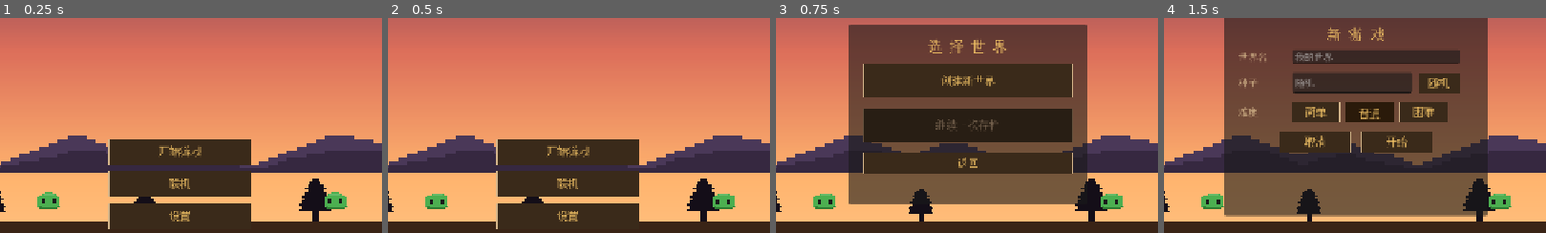
Above: before the commit, frames 1-4 (left to right).
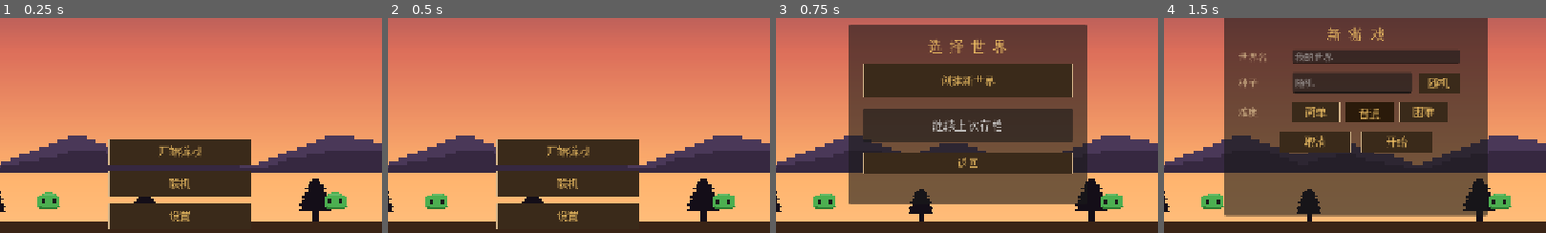
Above: after the commit, the same moments.

Repository: Nornttyy/tielaruia
Game: Godot game, scene res://scenes/main.tscn
Same seed, same stepped clock (60 frames per second), same inputs: the game is played once before the commit and once after it.
Inputs:
- Up to frame 1 (0.25 s): no input
- Up to frame 2 (0.5 s): no input
- Up to frame 3 (0.75 s): click "开始游戏" at 0.5 s
- Up to frame 4 (1.5 s): click "创建新世界" at 1.25 s
The pictures show only the part of the screen within x 25-75%, y 28-78%; the shares and areas given below are measured in that part.

Frames 1-2 are identical in both runs. In frame 3, 0.6% of the frame differs, in the area x 22-78%, y 42-58%; in frame 4, nothing differs.
Error after the commit: Cannot call method 'get_children' on a null value. (res://scripts/ui/main_menu.gd:378)

Commit message:
feat(multiplayer): Phase C — 玩家位置同步 (RemotePlayer + 协议)
接通联机的真实游戏内同步: host 跟 client 看到对方的小人移动.

新增:
- scripts/entities/remote_player.gd + scene: 远程玩家 sprite, lerp
  追位置, 不响应输入, 偏蓝色调跟本地玩家区分, 头顶名字 label
- network_manager.gd 协议层:
  - signal hello_received(seed) / remote_pos_received(x,y,f,a)
  - send_hello(seed): host 连上 client 时自动发 (告知共享 seed)
  - tick_send_player_pos(): 玩家位置 10Hz 广播, snappedf 0.1 精度
  - _route_message: JSON 解析分发到具体信号
- network_manager.host(): 生成 shared_world_seed 用作两人同种子

UI 流程:
- main_menu 创建房间 → 连接成功 → 自动 start_game(opts:{multiplayer:true, seed})
- client 收到 hello → 自动 start_game 用同 seed (确保地图一致)

集成:
- player_controller._process: 每 0.1s NetworkManager.tick_send_player_pos
- world._ready: NetworkManager.connected() 时实例化 RemotePlayer 子节点
  + 连接 remote_pos_received → _on_remote_pos → remote_player.apply_pos

测试: main_menu 21/21 通过 (含新流程 test 适配 WorldSelectPanel 重构).

下一步 (Phase D): 方块同步 (挖/放方块时广播 RPC, host 权威).
E-F-G 后续 session.

Co-Authored-By: Claude Opus 4.7 (1M context) <noreply@anthropic.com>

Diff:
--- /dev/null
+++ b/scenes/entities/remote_player.tscn
@@ -0,0 +1,23 @@
+[gd_scene load_steps=2 format=3 uid="uid://b_remote_player"]
+
+[ext_resource type="Script" path="res://scripts/entities/remote_player.gd" id="1_rp"]
+
+[node name="RemotePlayer" type="Node2D"]
+script = ExtResource("1_rp")
+
+[node name="AnimatedSprite2D" type="AnimatedSprite2D" parent="."]
+position = Vector2(0, -24)
+centered = false
+offset = Vector2(-6, 0)
+
+[node name="NameLabel" type="Label" parent="."]
+offset_left = -40.0
+offset_top = -56.0
+offset_right = 40.0
+offset_bottom = -40.0
+horizontal_alignment = 1
+text = "朋友"
+theme_override_font_sizes/font_size = 10
+theme_override_colors/font_color = Color(0.85, 0.95, 1.0, 1)
+theme_override_colors/font_outline_color = Color(0, 0, 0, 1)
+theme_override_constants/outline_size = 4
--- /dev/null
+++ b/scripts/entities/remote_player.gd
@@ -0,0 +1,46 @@
+# 远程玩家 sprite. 不响应输入, 只跟 NetworkManager 推送的位置. 用 lerp 平滑
+# (避免网络抖动导致瞬移).
+# 由 world.gd 在收到 NetworkManager.remote_player_joined 信号时实例化.
+extends Node2D
+
+# 收到的目标位置 (lerp target). 实际位置 (self.global_position) 平滑追上.
+var _target_pos: Vector2 = Vector2.ZERO
+var _facing_right: bool = true
+var _current_anim: String = "idle"
+const LERP_SPEED := 8.0   # 每秒收敛 8/s, 0.1s 内大致到位
+
+@onready var _sprite: AnimatedSprite2D = $AnimatedSprite2D
+@onready var _name_label: Label = $NameLabel
+
+
+func _ready() -> void:
+	# 用 ArtCache 的玩家帧 (跟本地玩家同一套). 加 modulate 偏色区分.
+	_sprite.sprite_frames = ArtCache.player_frames
+	_sprite.play("idle")
+	_sprite.modulate = Color(0.7, 0.9, 1.0)  # 偏蓝, 跟本地玩家 (白) 区分
+	z_index = 1
+
+
+func _process(delta: float) -> void:
+	# 位置平滑追 target
+	var t: float = clamp(delta * LERP_SPEED, 0.0, 1.0)
+	global_position = global_position.lerp(_target_pos, t)
+	# 动画状态
+	if _sprite.animation != _current_anim:
+		_sprite.play(_current_anim)
+	_sprite.flip_h = not _facing_right
+
+
+# 由 NetworkManager 调: 更新目标
+func apply_pos(x: float, y: float, facing: int, anim: String) -> void:
+	_target_pos = Vector2(x, y)
+	_facing_right = facing >= 0
+	_current_anim = anim
+	# 初始: 如果还没设过 (global_position == 0), 直接 snap 到目标
+	if global_position == Vector2.ZERO:
+		global_position = _target_pos
+
+
+func set_player_name(n: String) -> void:
+	if _name_label != null:
+		_name_label.text = n
--- a/scripts/net/network_manager.gd
+++ b/scripts/net/network_manager.gd
@@ -21,12 +21,19 @@
 signal message_received(data: String)
 signal error_occurred(msg: String)
 
+# 高层协议事件 (parse 后):
+signal hello_received(world_seed: int)         # host → client, 双方一致的 seed
+signal remote_pos_received(x: float, y: float, facing: int, anim: String)
+
 const POLL_INTERVAL := 0.1  # 每 0.1s 拉一次 status + messages
+const POS_SEND_INTERVAL := 0.1  # 玩家位置每 0.1s 发一次 (10Hz)
 
 var status: String = "idle"
 var my_room_code: String = ""
 var is_host: bool = false
 var last_error: String = ""
+var shared_world_seed: int = 0  # host 创建房间时生成的种子, client 从 hello 拿
+var _pos_send_timer: float = 0.0
 
 var _bridge = null   # JavaScriptObject ref, 仅 HTML5 有
 var _poll_timer: float = 0.0
@@ -62,11 +69,15 @@
 func _poll_bridge() -> void:
 	var new_status: String = String(_bridge.get_status())
 	if new_status != status:
+		var old_status: String = status
 		status = new_status
 		status_changed.emit(status)
 		if status == "error":
 			last_error = String(_bridge.get_last_error())
 			error_occurred.emit(last_error)
+		# host 连上 client 后, 立刻发 hello (告诉对方 seed)
+		if status == "connected" and is_host and old_status != "connected":
+			send_hello(shared_world_seed)
 	# my_room_code (host 模式才有, 异步生成)
 	var rc: String = String(_bridge.get_my_id())
 	if rc != my_room_code and rc != "":
@@ -78,7 +89,27 @@
 		var msgs: Variant = JSON.parse_string(msgs_json)
 		if msgs is Array:
 			for m in msgs:
-				message_received.emit(String(m))
+				_route_message(String(m))
+
+
+# 解析收到的 JSON 消息, 分发到具体信号
+func _route_message(raw: String) -> void:
+	message_received.emit(raw)
+	var data: Variant = JSON.parse_string(raw)
+	if not (data is Dictionary):
+		return
+	var msg_type: String = String(data.get("type", ""))
+	match msg_type:
+		"hello":
+			var seed_val: int = int(data.get("seed", 0))
+			shared_world_seed = seed_val
+			hello_received.emit(seed_val)
+		"pos":
+			var x: float = float(data.get("x", 0.0))
+			var y: float = float(data.get("y", 0.0))
+			var facing: int = int(data.get("f", 1))
+			var anim: String = String(data.get("a", "idle"))
+			remote_pos_received.emit(x, y, facing, anim)
 
 
 func host() -> void:
@@ -89,6 +120,8 @@
 		return
 	is_host = true
 	my_room_code = ""
+	# 生成共享 seed (host 决定, 之后 send_hello 告诉 client)
+	shared_world_seed = randi_range(1, 999999)
 	_bridge.host()
 
 
@@ -106,6 +139,31 @@
 	if _bridge == null or not connected():
 		return false
 	return bool(_bridge.send(data))
+
+
+# ===== 高层协议: 发 hello / 位置 =====
+
+func send_hello(seed_val: int) -> void:
+	send(JSON.stringify({"type": "hello", "seed": seed_val}))
+
+
+# 由 player_controller 每 _physics_process 末尾调.
+# 内部限速到 POS_SEND_INTERVAL.
+func tick_send_player_pos(delta: float, x: float, y: float, facing: int, anim: String) -> void:
+	if not connected():
+		return
+	_pos_send_timer -= delta
+	if _pos_send_timer > 0.0:
+		return
+	_pos_send_timer = POS_SEND_INTERVAL
+	# 紧凑 key (a/f/x/y) 省带宽
+	send(JSON.stringify({
+		"type": "pos",
+		"x": snappedf(x, 0.1),
+		"y": snappedf(y, 0.1),
+		"f": facing,
+		"a": anim,
+	}))
 
 
 func disconnect_room() -> void:
--- a/scripts/player/player_controller.gd
+++ b/scripts/player/player_controller.gd
@@ -76,6 +76,11 @@
 	if _music_timer <= 0.0:
 		_music_timer = _MUSIC_INTERVAL
 		_update_music_context()
+	# 联机: 每 0.1s 把本地位置 broadcast 给对方
+	if NetworkManager != null and NetworkManager.connected():
+		var anim_name: String = sprite.animation if sprite != null else "idle"
+		var facing_int: int = 1 if _facing_right else -1
+		NetworkManager.tick_send_player_pos(delta, global_position.x, global_position.y, facing_int, anim_name)
 
 
 # SunAura 跟随 SkyLightGrid: 玩家头顶有天空 → 启用大日光; 钻进洞穴 → 关掉。0.3s lerp 避免硬切。
--- a/scripts/ui/main_menu.gd
+++ b/scripts/ui/main_menu.gd
@@ -364,13 +364,71 @@
 
 
 func _on_new_game_pressed() -> void:
-	# 点 "开始游戏" → 显 WorldSelectPanel (创建新世界 / 继续存档)
-	# 继续按钮根据有没有存档决定是否禁用
+	# 点 "开始游戏" → 显 WorldSelectPanel + 刷新存档列表
 	$WorldSelectPanel.visible = true
 	$ButtonLayer/VBox.visible = false
-	var cont_btn: Button = $WorldSelectPanel/VBox/ContinueButton
-	if cont_btn != null:
-		cont_btn.disabled = not SaveManager.has_save()
+	_refresh_saves_list()
+
+
+# 重新扫所有存档, 动态生成 UI 列表条目
+func _refresh_saves_list() -> void:
+	var list: VBoxContainer = $WorldSelectPanel/VBox/SavesScroll/SavesList
+	var empty_label: Label = $WorldSelectPanel/VBox/EmptyLabel
+	# 清旧条目
+	for child in list.get_children():
+		child.queue_free()
+	var saves: Array = SaveManager.list_saves()
+	empty_label.visible = saves.is_empty()
+	for entry in saves:
+		var save_name: String = entry["name"]
+		var data = entry["data"]
+		_make_save_row(list, save_name, data)
+
+
+# 创建一行存档: [世界名 难度]  [进入]  [删除]
+func _make_save_row(parent: VBoxContainer, save_name: String, data) -> void:
+	var row := HBoxContainer.new()
+	row.custom_minimum_size = Vector2(0, 44)
+	row.size_flags_horizontal = 3
+	# 世界名 + 难度
+	var label := Label.new()
+	var diff_text: String = "简单" if data.difficulty == DIFF_EASY else ("困难" if data.difficulty == DIFF_HARD else "普通")
+	label.text = "%s   [%s]" % [save_name, diff_text]
+	label.size_flags_horizontal = 3
+	label.add_theme_color_override("font_color", Color(0.949, 0.761, 0.396, 1.0))
+	label.vertical_alignment = VERTICAL_ALIGNMENT_CENTER
+	row.add_child(label)
+	# 进入按钮
+	var enter_btn := Button.new()
+	enter_btn.text = "进入"
+	enter_btn.custom_minimum_size = Vector2(70, 0)
+	_apply_button_style(enter_btn)
+	enter_btn.pressed.connect(func(): _on_load_save_pressed(save_name))
+	row.add_child(enter_btn)
+	# 删除按钮
+	var del_btn := Button.new()
+	del_btn.text = "删除"
+	del_btn.custom_minimum_size = Vector2(60, 0)
+	_apply_button_style(del_btn)
+	del_btn.pressed.connect(func():
+		SaveManager.delete_save_by_name(save_name)
+		_refresh_saves_list()
+	)
+	row.add_child(del_btn)
+	parent.add_child(row)
+
+
+# 点存档行的 "进入" → 用对应名字读存档进游戏
+func _on_load_save_pressed(save_name: String) -> void:
+	var data = SaveManager.load_save_by_name(save_name)
+	if data == null:
+		return
+	var fade: ColorRect = $ButtonLayer/FadeOverlay
+	var vbox: VBoxContainer = $ButtonLayer/VBox
+	var t := create_tween()
+	t.tween_property(vbox, "modulate:a", 0.0, 0.3)
+	t.parallel().tween_property(fade, "modulate:a", 1.0, 0.4)
+	t.tween_callback(func(): continue_game.emit(data))
 
 
 # 从 WorldSelectPanel 点 "创建新世界" → 显 NewGamePanel
@@ -452,13 +510,10 @@
 func _setup_world_select_panel() -> void:
 	var panel := $WorldSelectPanel
 	var new_btn: Button = panel.get_node("VBox/NewWorldButton")
-	var cont_btn: Button = panel.get_node("VBox/ContinueButton")
 	var back_btn: Button = panel.get_node("VBox/BackButton")
 	_apply_button_style(new_btn)
-	_apply_button_style(cont_btn)
 	_apply_button_style(back_btn)
 	new_btn.pressed.connect(_on_create_world_pressed)
-	cont_btn.pressed.connect(_on_continue_pressed)
 	back_btn.pressed.connect(_on_world_select_back_pressed)
 
 
@@ -556,6 +611,8 @@
 			NetworkManager.room_code_ready.connect(_on_mp_room_code_ready)
 		if not NetworkManager.error_occurred.is_connected(_on_mp_error):
 			NetworkManager.error_occurred.connect(_on_mp_error)
+		if not NetworkManager.hello_received.is_connected(_on_mp_hello_received):
+			NetworkManager.hello_received.connect(_on_mp_hello_received)
 
 
 func _on_multiplayer_back_pressed() -> void:
@@ -585,6 +642,32 @@
 
 func _on_mp_status_changed(s: String) -> void:
 	_refresh_multiplayer_status()
+	# host 一旦连上 → 立刻开始多人游戏 (用自己的 seed). client 等 hello 再启 (在 _on_mp_hello_received)
+	if s == "connected" and NetworkManager.is_host:
+		_start_multiplayer_game(NetworkManager.shared_world_seed)
+
+
+func _on_mp_hello_received(seed_val: int) -> void:
+	# client 收到 host 的 hello → 用同 seed 启游戏
+	if not NetworkManager.is_host:
+		_start_multiplayer_game(seed_val)
+
+
+func _start_multiplayer_game(seed_val: int) -> void:
+	# 淡出主菜单 → 发 start_game(opts), 进游戏. opts 带 multiplayer 标记.
+	var fade: ColorRect = $ButtonLayer/FadeOverlay
+	var vbox: VBoxContainer = $ButtonLayer/VBox
+	$MultiplayerPanel.visible = false
+	vbox.visible = true
+	var t := create_tween()
+	t.tween_property(vbox, "modulate:a", 0.0, 0.3)
+	t.parallel().tween_property(fade, "modulate:a", 1.0, 0.4)
+	t.tween_callback(func(): start_game.emit({
+		"world_seed": seed_val,
+		"world_name": "联机世界",
+		"difficulty": 1,
+		"multiplayer": true,
+	}))
 
 
 func _on_mp_room_code_ready(code: String) -> void:
--- a/scripts/world/world.gd
+++ b/scripts/world/world.gd
@@ -23,6 +23,7 @@
 const SheepScene = preload("res://scenes/entities/sheep.tscn")
 const PigScene = preload("res://scenes/entities/pig.tscn")
 const ItemDropScene = preload("res://scenes/items/item_drop.tscn")
+const RemotePlayerScene = preload("res://scenes/entities/remote_player.tscn")
 
 const MAX_SLIMES := 4              # 白天上限 (slime)
 const MAX_ZOMBIES := 5             # 夜间上限 (zombie)
@@ -50,6 +51,7 @@
 var spawn_point: Vector2i
 var chunk_manager: ChunkManager
 var minimap_data: Node
+var _remote_player: Node = null   # 联机时另一个玩家的 sprite (Phase C)
 var weather: Node
 var rain_layer: CanvasLayer
 var fireflies: Node2D
@@ -112,6 +114,31 @@
 	var cursor_mgr := CursorManagerClass.new()
 	cursor_mgr.name = "CursorManager"
 	add_child(cursor_mgr)
+	# 联机: 已连上时生成 RemotePlayer 接收对方位置
+	if NetworkManager != null and NetworkManager.connected():
+		_spawn_remote_player()
+		if not NetworkManager.remote_pos_received.is_connected(_on_remote_pos):
+			NetworkManager.remote_pos_received.connect(_on_remote_pos)
+
+
+func _spawn_remote_player() -> void:
+	if _remote_player != null:
+		return
+	_remote_player = RemotePlayerScene.instantiate()
+	_remote_player.name = "RemotePlayer"
+	entities_root.add_child(_remote_player)
+	# 初始放在 spawn 点附近 (收到第一条 pos 后 snap 到真实位置)
+	_remote_player.global_position = Vector2(
+		spawn_point.x * TILE_SIZE + TILE_SIZE / 2.0,
+		spawn_point.y * TILE_SIZE + TILE_SIZE
+	)
+
+
+func _on_remote_pos(x: float, y: float, facing: int, anim: String) -> void:
+	if _remote_player == null:
+		_spawn_remote_player()
+	if _remote_player != null and _remote_player.has_method("apply_pos"):
+		_remote_player.apply_pos(x, y, facing, anim)
 
 
 func _place_village() -> void:
--- a/tests/unit/test_main_menu.gd
+++ b/tests/unit/test_main_menu.gd
@@ -91,23 +91,23 @@
 	assert_true(panel.visible, "点联机后面板显示")
 
 
-func test_new_game_button_shows_new_game_panel():
+func test_new_game_button_shows_world_select_panel():
+	# 现在 "开始游戏" 先开 WorldSelectPanel (创建/继续二选一), 不直接进 NewGamePanel
 	var mm = _make()
-	var panel = mm.get_node_or_null("NewGamePanel")
-	assert_not_null(panel, "应有 NewGamePanel")
-	assert_false(panel.visible, "初始隐藏")
+	var ws_panel = mm.get_node_or_null("WorldSelectPanel")
+	assert_not_null(ws_panel, "应有 WorldSelectPanel")
+	assert_false(ws_panel.visible, "初始隐藏")
 	mm._on_new_game_pressed()
-	assert_true(panel.visible, "点新游戏后面板显示")
-	# 主按钮列表应隐藏
+	assert_true(ws_panel.visible, "点开始游戏后 WorldSelectPanel 显示")
 	assert_false(mm.get_node("ButtonLayer/VBox").visible)
 
 
 func test_new_game_panel_start_button_emits_start_game_with_opts():
 	var mm = _make()
-	mm._on_new_game_pressed()
+	# 直接显 NewGamePanel (跳过 WorldSelectPanel 这一步, 测试只关心 Start 按钮)
+	mm.get_node("NewGamePanel").visible = true
 	var captured: Array = []
 	mm.start_game.connect(func(opts: Dictionary): captured.append(opts))
-	# 模拟点击 "开始" 按钮
 	var start_btn: Button = mm.get_node("NewGamePanel/VBox/ButtonRow/StartButton")
 	start_btn.pressed.emit()
 	await get_tree().create_timer(0.5).timeout
@@ -118,15 +118,13 @@
 	assert_true("difficulty" in opts)
 
 
-func test_new_game_panel_cancel_returns_to_menu():
+func test_new_game_panel_cancel_hides_panel():
 	var mm = _make()
-	mm._on_new_game_pressed()
+	mm.get_node("NewGamePanel").visible = true
 	var panel = mm.get_node("NewGamePanel")
-	assert_true(panel.visible)
 	var cancel_btn: Button = mm.get_node("NewGamePanel/VBox/ButtonRow/CancelButton")
 	cancel_btn.pressed.emit()
-	assert_false(panel.visible, "取消后面板隐藏")
-	assert_true(mm.get_node("ButtonLayer/VBox").visible)
+	assert_false(panel.visible, "取消后 NewGamePanel 隐藏")
 
 
 func test_hover_arrow_initially_invisible():
